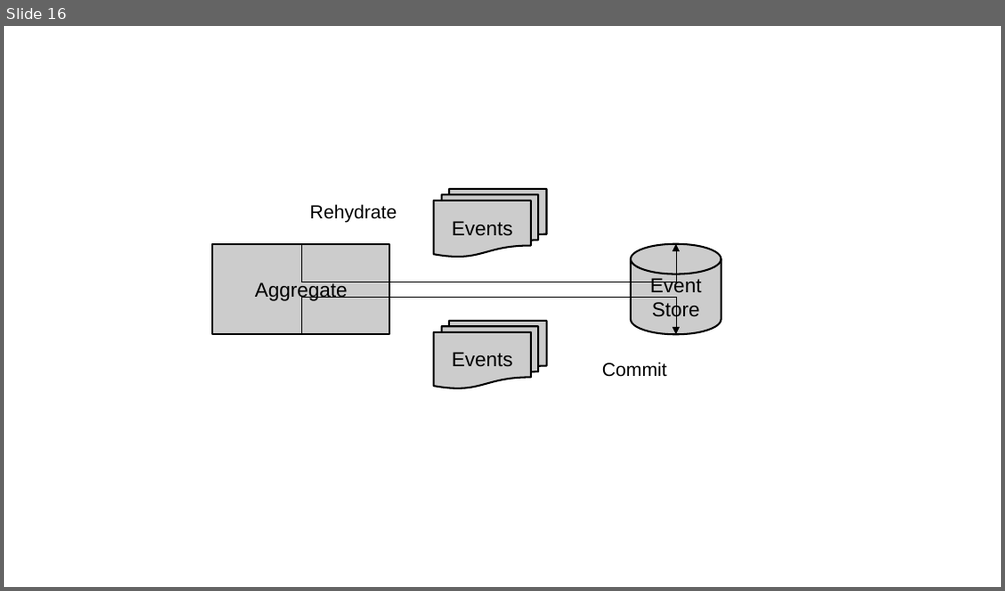
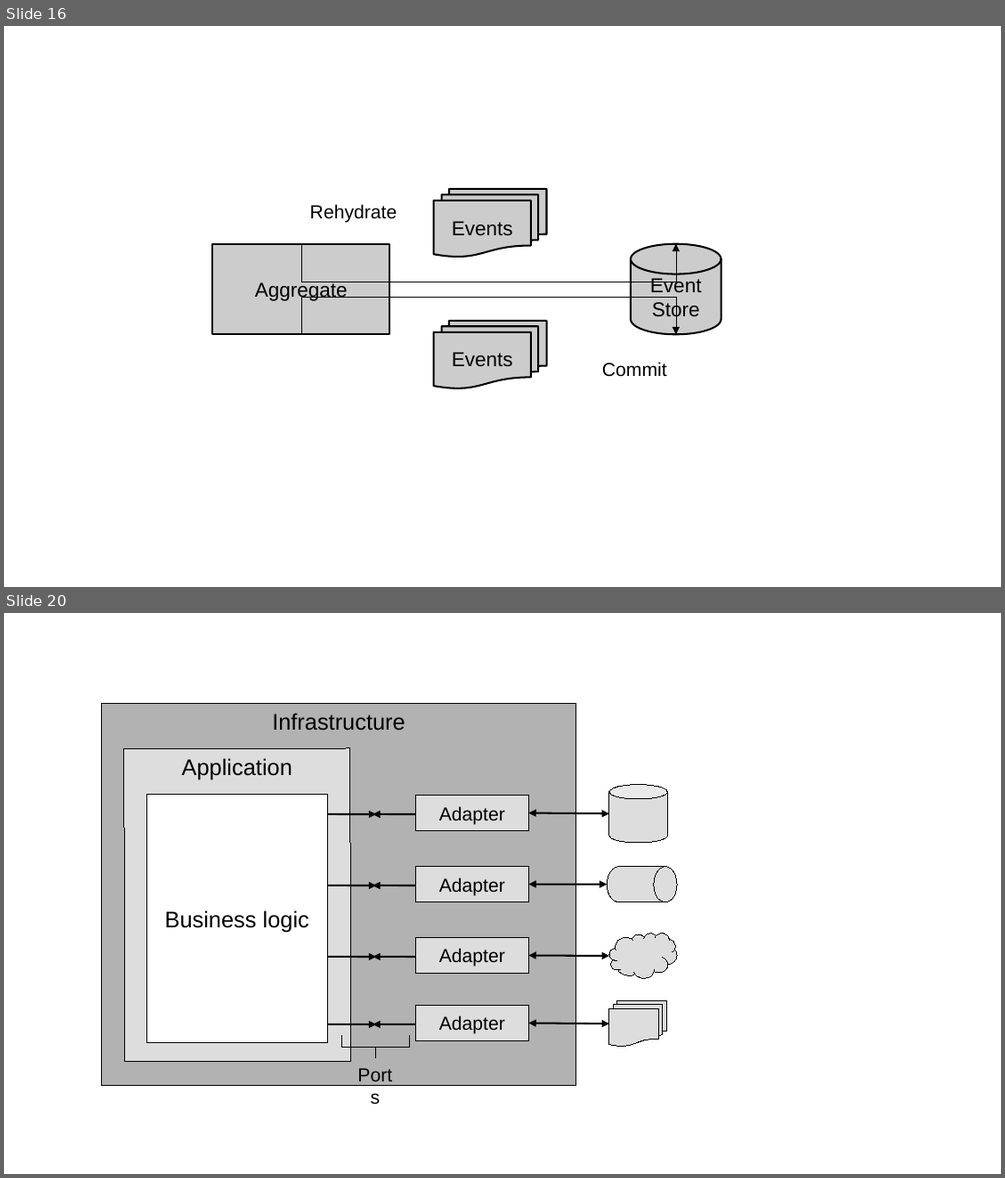
Before and after one commit to megakevin/end-point-blog, a slide deck: 2025/09/high-level-system-analysis-and-design-ddd-part-1/diagrams.odp. Shown one above the other, each under a label of ours: slide 16 before the commit, slides 16 and 20 after it; the slides between them are not shown. The pictures are 1005x591 and 1005x1178 pixels, drawn with LibreOffice and Linux fonts; fonts in the diff are those of the drawing. Boxes give left, top, right and bottom in pixels: in the first picture for what was removed or moved away, otherwise in the second. Text is boxed around its words. In the diff, an @@ line names an element or a change of style, - is before the commit and + after.

```diff
--- a/2025/09/high-level-system-analysis-and-design-ddd-part-1/diagrams.odp
+++ b/2025/09/high-level-system-analysis-and-design-ddd-part-1/diagrams.odp
@@ slide 20 added at (x1=4, y1=613, x2=1001, y2=1174), background #FFFFFF @@
@@ rectangle added at (x1=79, y1=681, x2=689, y2=1111), fill #FFFFFF, outline #FFFFFF 0 pt @@
@@ rectangle added at (x1=102, y1=704, x2=576, y2=1086), fill #B2B2B2, outline #000000 0 pt, 18 pt, text #000000 @@
+Infrastructure
@@ rectangle added at (x1=124, y1=748, x2=351, y2=1062), fill #DDDDDD, outline #000000 0 pt, 18 pt, text #000000 @@
+Application
@@ rectangle added at (x1=147, y1=794, x2=328, y2=1043), fill #FFFFFF, outline #000000 0 pt, 18 pt, text #000000 @@
+Business logic
@@ rectangle added at (x1=415, y1=795, x2=528, y2=830), fill #DDDDDD, outline #000000 0 pt, 15 pt, text #000000 @@
+Adapter
@@ cylinder added at (x1=609, y1=785, x2=667, y2=843), fill #DDDDDD, outline #000000 0 pt @@
@@ arrow added from (328, 814) to (377, 814), #000000 1.45 pt @@
@@ arrow added from (418, 814) to (373, 814), #000000 1.45 pt @@
@@ double arrow added from (528, 813) to (609, 814), #000000 1.45 pt @@
@@ rectangle added at (x1=415, y1=867, x2=528, y2=901), fill #DDDDDD, outline #000000 0 pt, 15 pt, text #000000 @@
+Adapter
@@ flow chart magnetic drum added at (x1=607, y1=867, x2=678, y2=901), fill #DDDDDD, outline #000000 0 pt @@
@@ arrow added from (328, 885) to (377, 885), #000000 1.45 pt @@
@@ arrow added from (418, 885) to (373, 885), #000000 1.45 pt @@
@@ double arrow added from (528, 884) to (607, 884), #000000 1.45 pt @@
@@ arrow added from (328, 957) to (377, 957), #000000 1.45 pt @@
@@ arrow added from (418, 957) to (373, 957), #000000 1.45 pt @@
@@ rectangle added at (x1=415, y1=938, x2=528, y2=973), fill #DDDDDD, outline #000000 0 pt, 15 pt, text #000000 @@
+Adapter
@@ double arrow added from (528, 956) to (609, 956), #000000 1.45 pt @@
@@ freeform shape added at (x1=609, y1=933, x2=677, y2=979), fill #DDDDDD, outline #000000 0 pt @@
@@ rectangle added at (x1=415, y1=1005, x2=528, y2=1041), fill #DDDDDD, outline #000000 0 pt, 15 pt, text #000000 @@
+Adapter
@@ flow chart multidocument added at (x1=609, y1=1001, x2=666, y2=1046), fill #DDDDDD, outline #000000 0 pt @@
@@ arrow added from (328, 1024) to (377, 1024), #000000 1.45 pt @@
@@ freeform shape added at (x1=341, y1=1036, x2=409, y2=1058), outline #000000 0 pt @@
@@ arrow added from (418, 1024) to (373, 1024), #000000 1.45 pt @@
@@ double arrow added from (528, 1022) to (609, 1023), #000000 1.45 pt @@
@@ text added at (x1=344, y1=1058, x2=405, y2=1109), 15 pt, text #000000 @@
+Ports
```
Also in this commit, not shown: 5 other slides added, 7 other files.
